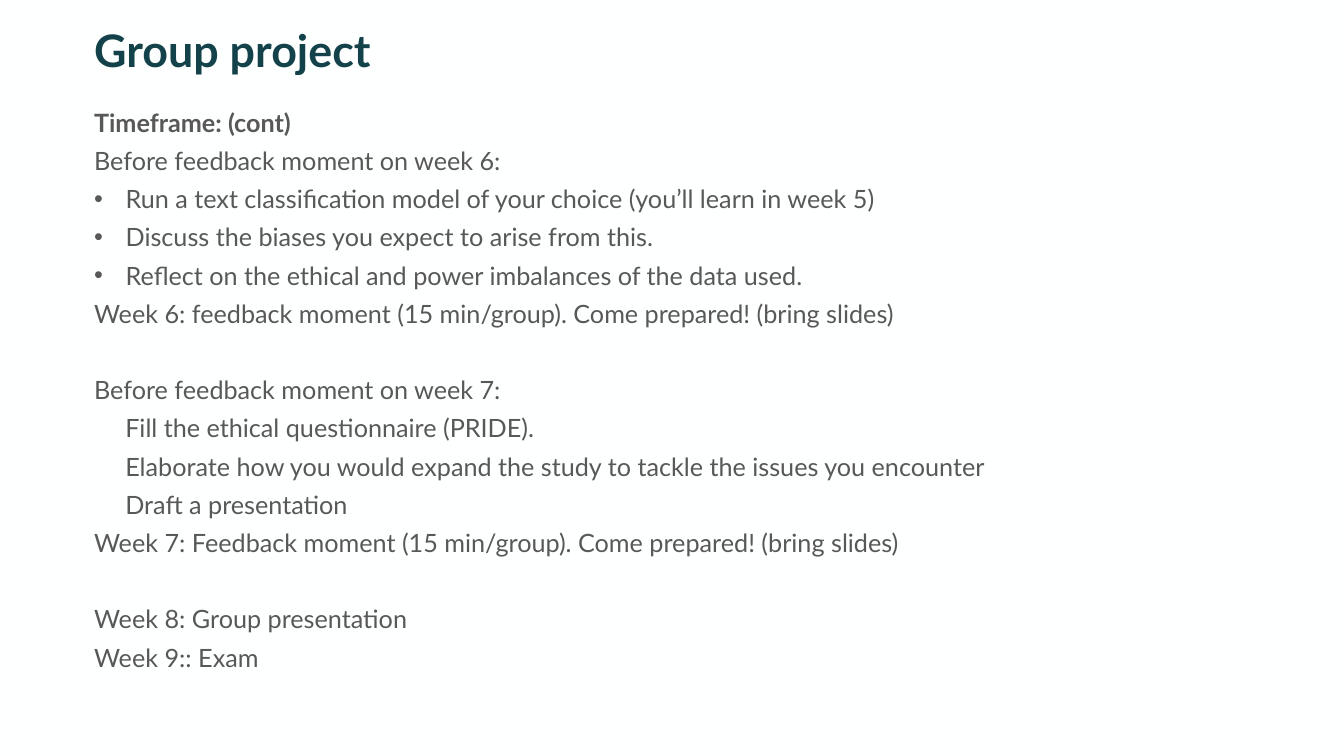
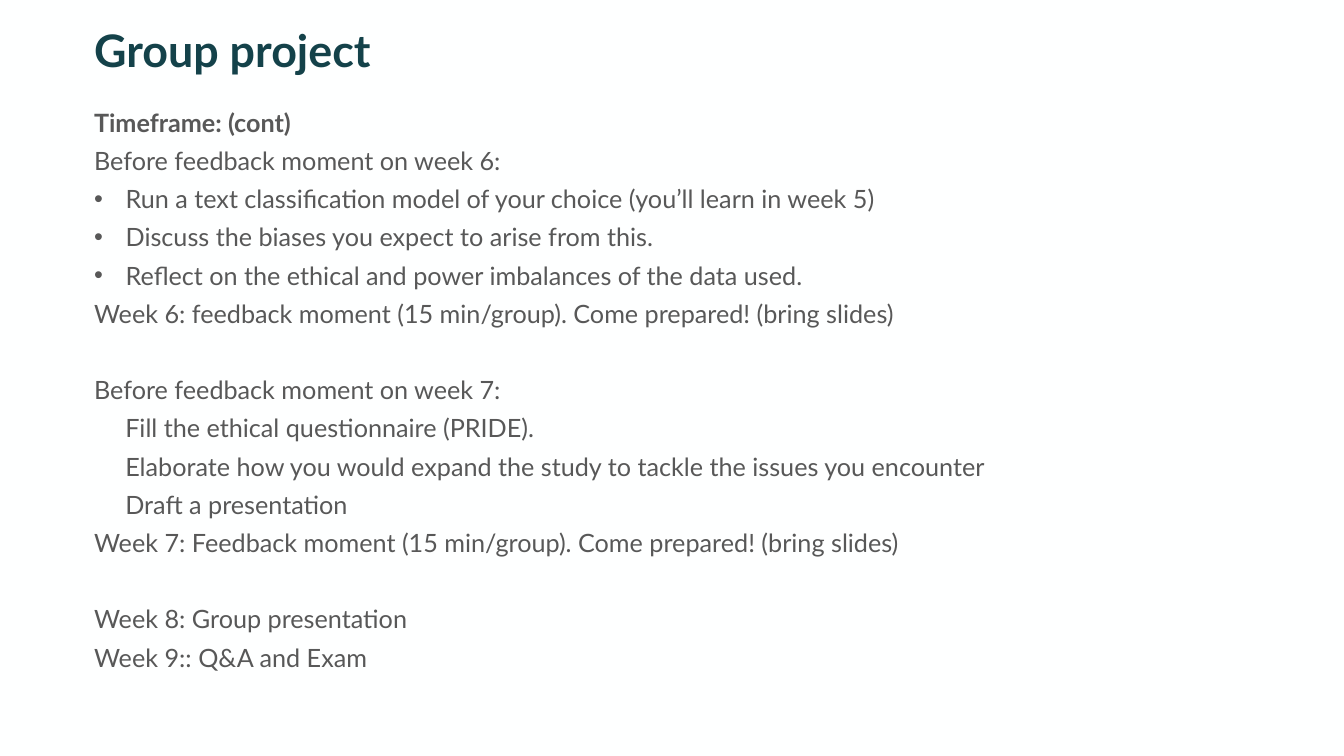
Before and after one commit to digitalTraceData/digitalTraceData.github.io, a slide deck: slide 6 of materials/Lab_Project_info.pptx. Drawn at 1344x756 pixels with LibreOffice and Linux fonts; fonts in the diff are those of the drawing. Boxes give left, top, right and bottom in pixels: in the first picture for what was removed or moved away, otherwise in the second. Text is boxed around its words. In the diff, an @@ line names an element or a change of style, - is before the commit and + after.

```diff
--- a/materials/Lab_Project_info.pptx
+++ b/materials/Lab_Project_info.pptx
@@ text at (94, 648, 367, 671): text changed @@
-Week 9:: Exam
+Week 9:: Q&A and Exam
```
Also in this commit, not shown: 3 other slides changed, 2 other files.
